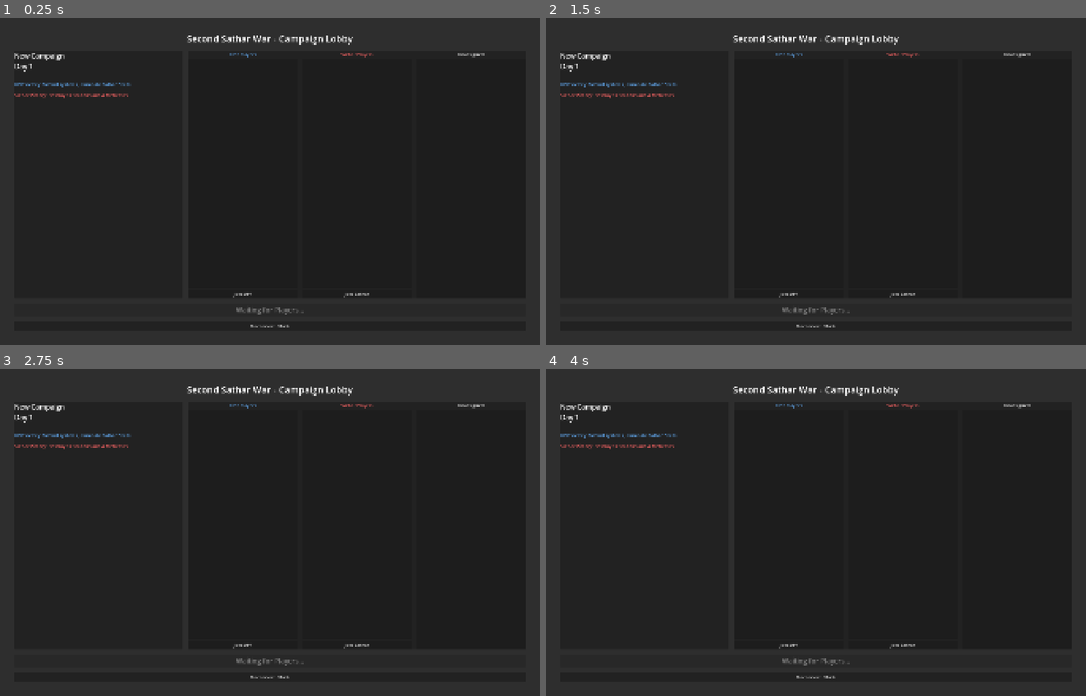
Above: before the commit, frames 1-4 (two rows, left to right).
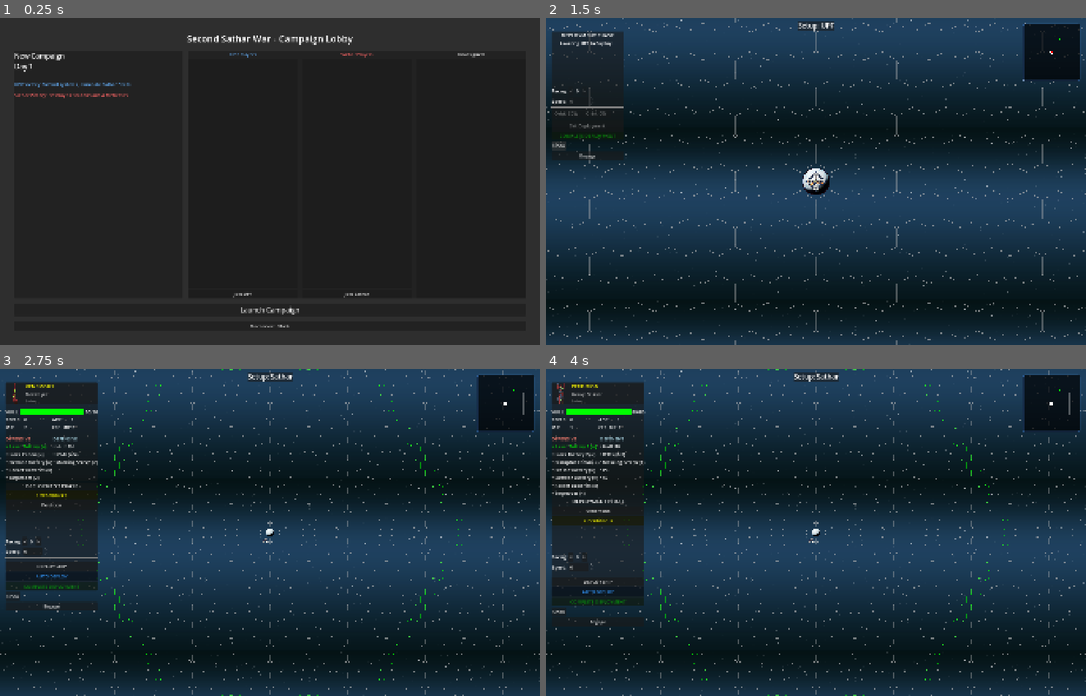
Above: after the commit, the same moments.

Repository: jjeffers/sf-kh-simulator
Game: Godot game, scene res://Scenes/CampaignLobby.tscn
Same seed, same stepped clock (60 frames per second), same inputs: the game is played once before the commit and once after it. This scene is started directly instead of the project's main scene.
Inputs (mouse positions are in pixels of both pictures, inside the frame that each line leads up to):
- Up to frame 1 (0.25 s): no input
- Up to frame 2 (1.5 s): click (816, 309) at 0.5 s, where only the run after the commit has a clickable "Launch Campaign"; click (556, 145) at 1.25 s, where only the run after the commit has a clickable "Undo"
- Up to frame 3 (2.75 s): click (43, 395) at 2 s, where only the run after the commit has a clickable "Venemous"
- Up to frame 4 (4 s): click (600, 496) at 2.75 s, where only the run after the commit has a clickable "> Venemous <"; click (600, 506) at 3.5 s, where only the run after the commit has a clickable "Perdition"

The runs differ from the first frame. In frame 1, 0.1% of the frame differs, in the area x 43-57%, y 88-91%; in frame 2, 67%, in the area x 0-100%, y 0-100%; in frame 3, 63%; in frame 4, 62%.
Error after the commit: Invalid call. Nonexistent function 'keys' in base 'Array[String]'. (res://Scripts/CampaignComputerOpponent.gd:267)

Commit message:
Allow host to launch campaign game without waiting for both players

Diff:
--- a/Scripts/CampaignLobby.gd
+++ b/Scripts/CampaignLobby.gd
@@ -67,12 +67,12 @@
 		start_btn.disabled = true
 		start_btn.text = "Waiting for Host..."
 	else:
-		if has_upf and has_sathar and unassigned_list.item_count == 0:
+		if unassigned_list.item_count == 0:
 			start_btn.disabled = false
 			start_btn.text = "Launch Campaign"
 		else:
 			start_btn.disabled = true
-			start_btn.text = "Waiting for Players..."
+			start_btn.text = "Assign Factions to Start"
 
 	if lobby.get("is_saved_game", false):
 		var day = lobby.get("current_day", 1)
@@ -81,17 +81,6 @@
 		state_label.text = "Loaded Save: Day %d\nDestroyed Fortresses: %d\nDestroyed Stations: %d" % [day, f_destroyed, s_destroyed]
 	else:
 		state_label.text = "New Campaign\nDay 1"
-
-	if not multiplayer.is_server():
-		start_btn.disabled = true
-		start_btn.text = "Waiting for Host..."
-	else:
-		if has_upf and has_sathar and unassigned_list.item_count == 0:
-			start_btn.disabled = false
-			start_btn.text = "Launch Campaign"
-		else:
-			start_btn.disabled = true
-			start_btn.text = "Waiting for Players..."
 
 	# Handle Auto-CLI actions
 	var args = OS.get_cmdline_args()
